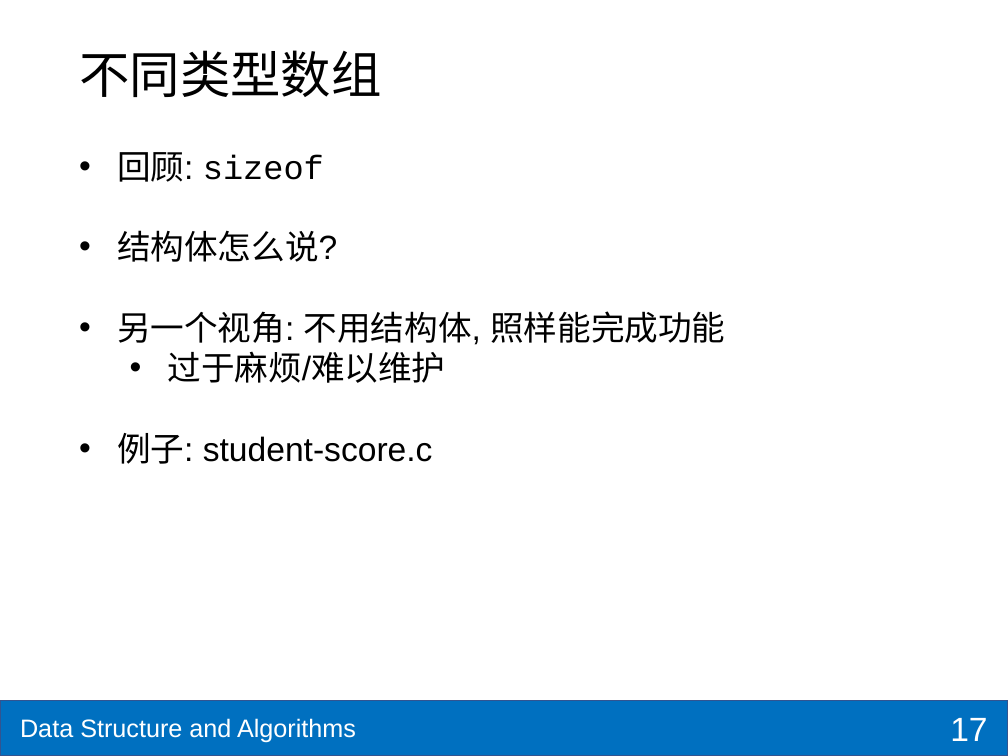
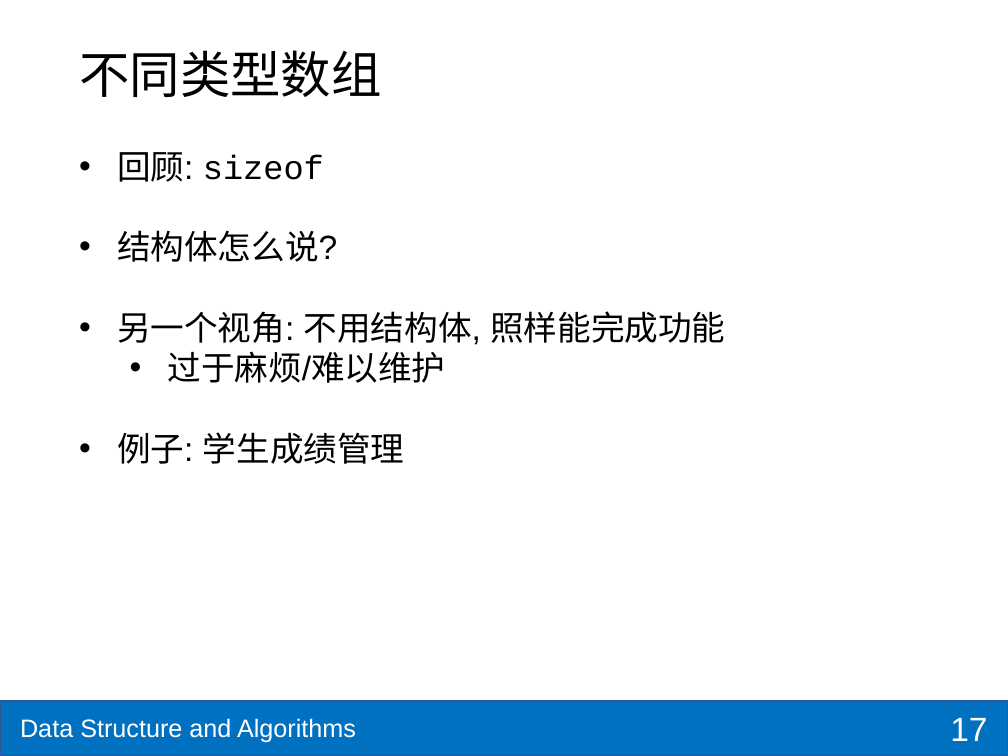
Before and after one commit to shzaiz/dx-public, a slide deck: slide 17 of notes/notes/ds-algo/ch1-c-review.pptx. Drawn at 1008x756 pixels with LibreOffice and Linux fonts; fonts in the diff are those of the drawing. Boxes give left, top, right and bottom in pixels: in the first picture for what was removed or moved away, otherwise in the second. Text is boxed around its words. In the diff, an @@ line names an element or a change of style, - is before the commit and + after.

```diff
--- a/notes/notes/ds-algo/ch1-c-review.pptx
+++ b/notes/notes/ds-algo/ch1-c-review.pptx
@@ text at <box>117,432,405,464</box>: text changed @@
-• 例子: student-score.c
+• 例子: 学生成绩管理
```
Also in this commit, not shown: 1 other slide changed, 1 slide added, 13 other files.
